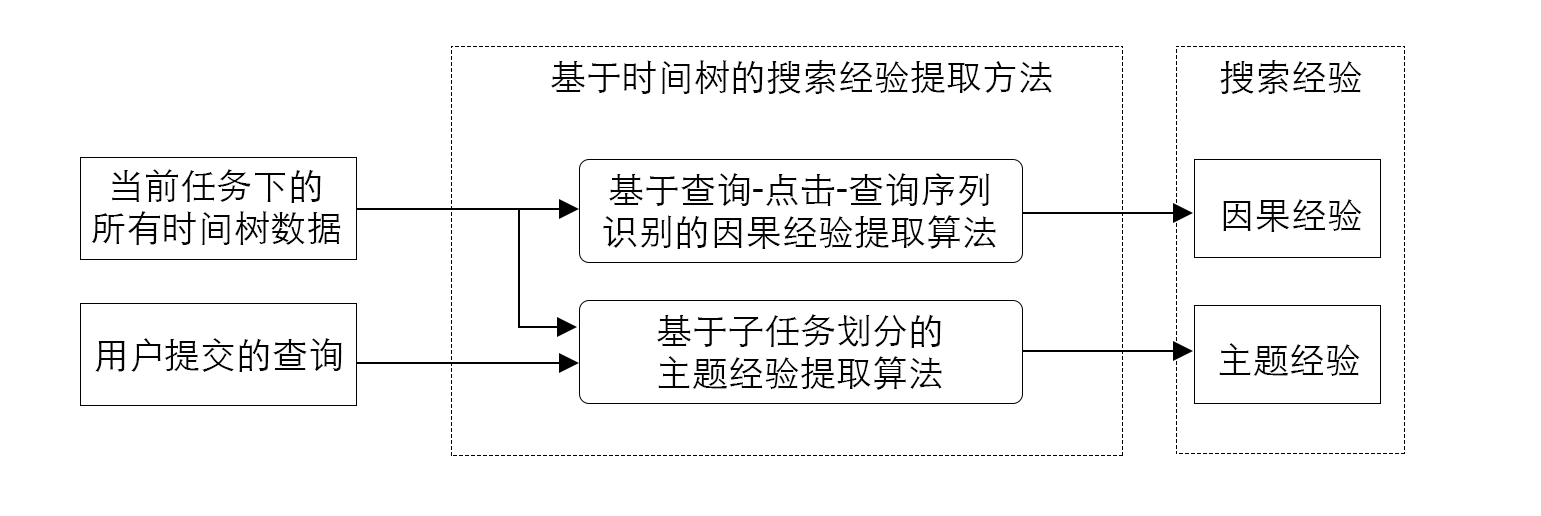
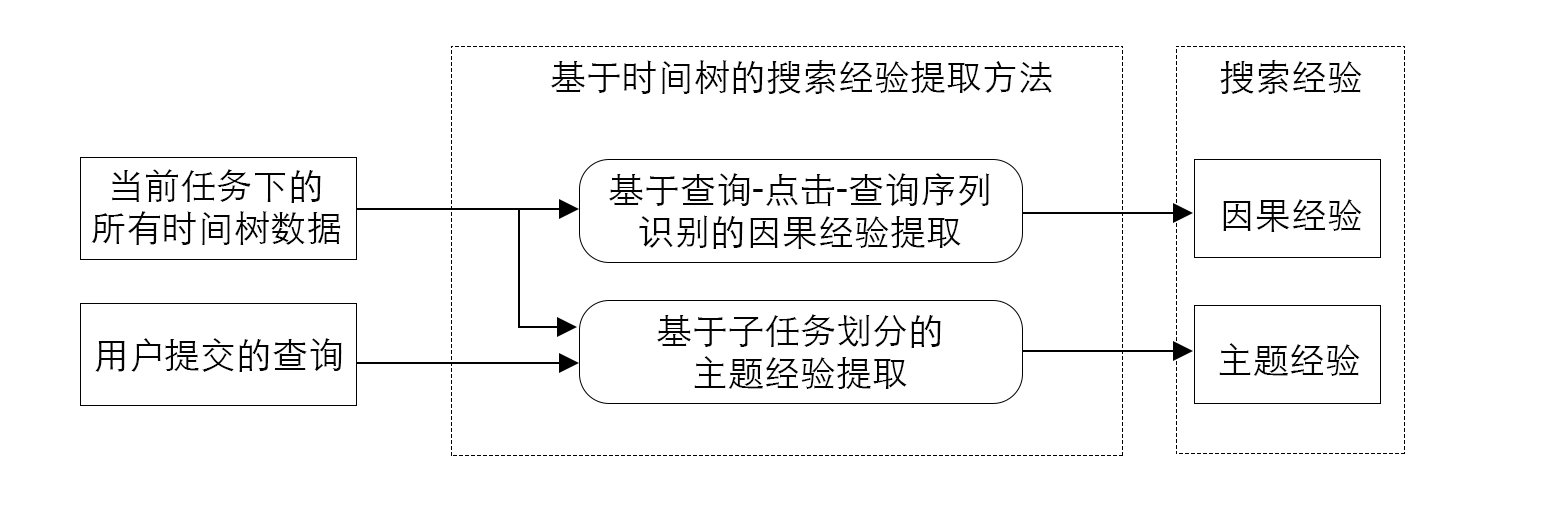
Comparing the layer stacks of the two w=1541, h=516 images. Changes:
painted on "圆角矩形 1 拷贝" over [579, 300, 1023, 404]
renamed "基于子任务划分的 主题经验提取算法" to "基于子任务划分的 主题经验提取", painted on it over [658, 356, 942, 390]
painted on "圆角矩形 1" over [579, 159, 1023, 263]
renamed "基于查询-点击-查询序列 识别的因果经验提取算法" to "基于查询-点击-查询序列 识别的因果经验提取", painted on it over [603, 215, 996, 249]
